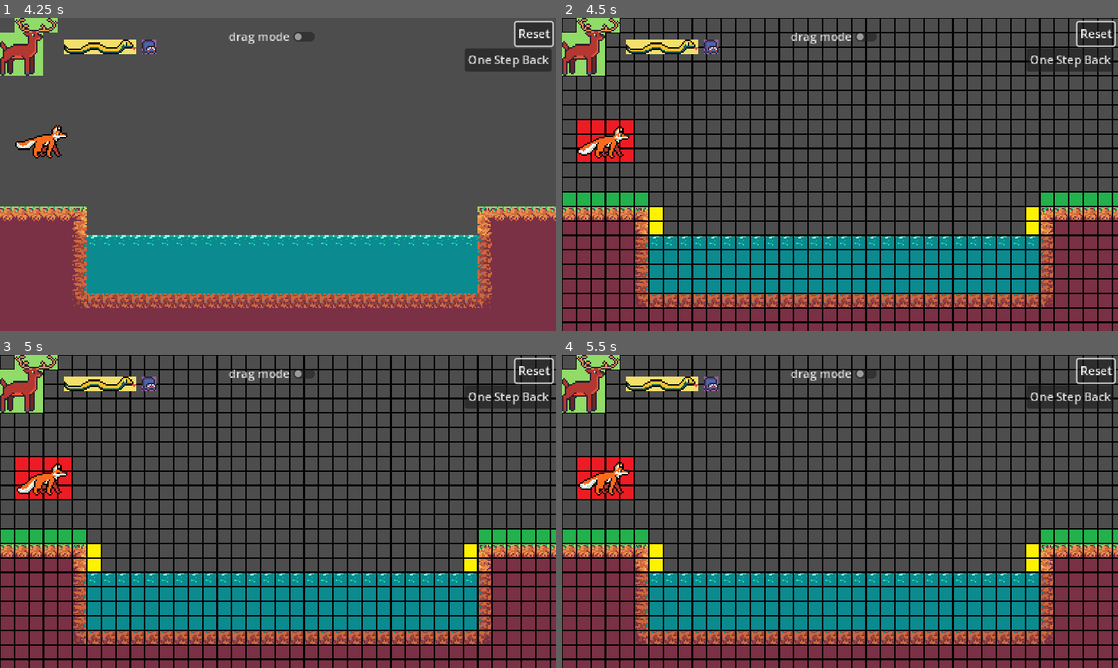
Above: before the commit, frames 1-4 (two rows, left to right).
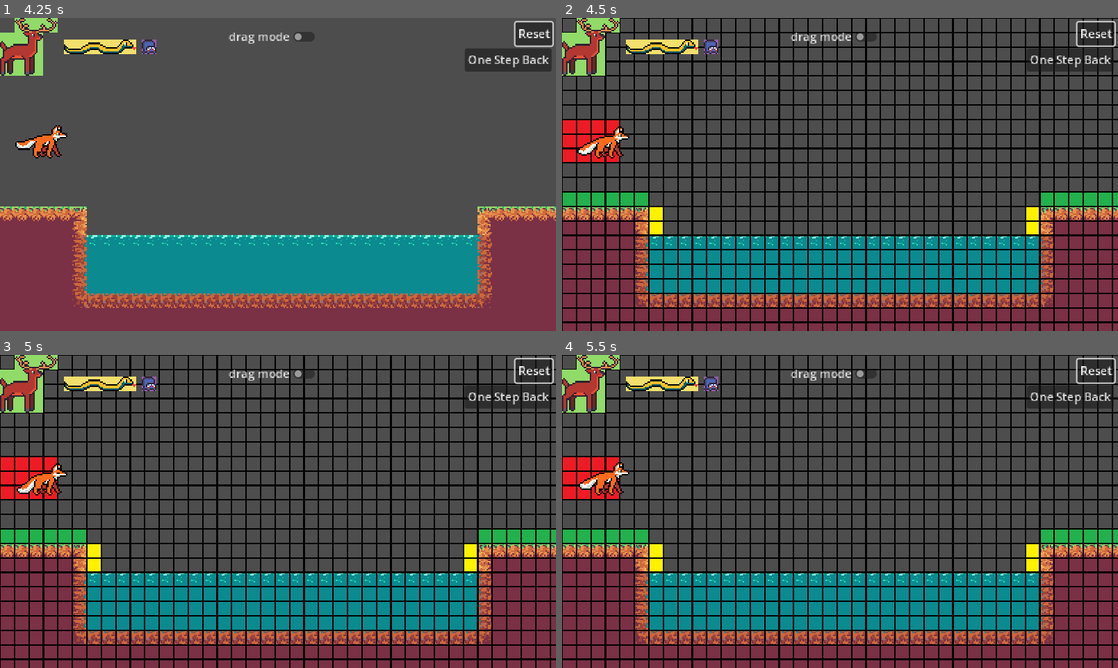
Above: after the commit, the same moments.

Repository: mango-gremlin/arch-enemies
Game: Godot game, scene res://bridges/scenes/Grid.tscn
The game is run twice, just before and just after one commit, with the same random seed, the same clock (stepped at 60 frames per second) and the same inputs. This scene is started directly instead of the project's main scene.
Inputs (mouse positions are in pixels of both pictures, inside the frame that each line leads up to):
- Up to frame 1 (4.25 s): click "drag mode" at 0.5 s; click "fox mode" at 1.25 s; click "One Step Back" at 2 s; click "Reset" at 2.75 s; move the mouse to (400, 158) at 3.52 s; press the mouse at (400, 158) at 3.53 s; hold D (move_right) from 3.53 s (still down); tap W (move_up) at 3.77 s
- Up to frame 2 (4.5 s): keep holding D (move_right); move the mouse to (728, 190) at 4.27 s; release the mouse at (728, 190) at 4.28 s; tap E (interact_overworld) at 4.35 s
- Up to frame 3 (5 s): keep holding D (move_right); tap W (move_up) at 4.52 s
- Up to frame 4 (5.5 s): move the mouse to (895, 442) at 5.02 s; release D (move_right) at 5.03 s; hold A (left) from 5.03 s (still down); tap Q (use_item) at 5.1 s

Frame 1 is identical in both runs. In frame 2, 0.5% of the frame differs, in the area x 0-13%, y 32-46%; in frame 3, 0.5%; in frame 4, 0.5%.

Commit message:
auto assign fox forbidden zones
due to global_position -> grid position conversion, is sometimes a bit wrong

Diff:
--- a/Arch-enemies/bridges/script/grid.gd
+++ b/Arch-enemies/bridges/script/grid.gd
@@ -1,6 +1,6 @@
 extends TileMap
 
-#We define the basical variables here
+#We define the basic variables here
 
 #Like the Tile Size
 var tile_size = tile_set.tile_size
@@ -31,11 +31,6 @@
 Vector2i(3, 6), Vector2i(1, 7), Vector2i(2, 7), Vector2i(3, 7), Vector2i(0, 8), Vector2i(0, 9),
 Vector2i(1, 9), Vector2i(2, 9), Vector2i(3, 9), Vector2i(4, 9), Vector2i(7, 7), Vector2i(8, 7),
 Vector2i(7, 8), Vector2i(8, 8), Vector2i(7, 9), Vector2i(8, 9), Vector2i(5, 8), Vector2i(5, 9)]
-
-#And the start zone for the Fox
-var fox_start = [Vector2i(1,9), Vector2i(2,9), Vector2i(3,9), Vector2i(4,9),
-Vector2i(1,8), Vector2i(2,8), Vector2i(3,8), Vector2i(4,8),
-Vector2i(1,7), Vector2i(2,7), Vector2i(3,7), Vector2i(4,7)]
 
 var shore_top = []
 var shore_side = []
@@ -88,8 +83,6 @@
 
 				elif(atlas_field in water):
 					grid[x].append(ENTITY_TYPES.WATER)
-			elif(square in fox_start):
-				grid[x].append(ENTITY_TYPES.FORBIDDEN)
 			else:
 				#Currently every other tile becomes AIR
 				#This is subject to change
@@ -101,6 +94,20 @@
 	grid = assign_shore_dropzones(grid, shore_side, ENTITY_TYPES.CONDITIONAL)
 	# assign to BOTTOM in #99
 	grid = assign_shore_dropzones(grid, shore_bottom, ENTITY_TYPES.CONDITIONAL)
+
+	# get position of fox
+	var fox_global_position = $Player.global_position
+	print(fox_global_position)
+	# round to nearest square. may improve this later with round_to_nearest
+	var fox_grid_position = Vector2i(int(fox_global_position.x/10), int(fox_global_position.y/10))
+	print(fox_grid_position)
+	# iterate over 4x3 squares with (1,2) being fox centre
+	for x_offset in range(-2,2):
+		print("\nx_offset: ", x_offset)
+		for y_offset in range(-1,2):
+			print("y_offset: ", y_offset)
+			var crt_square = Vector2i(fox_grid_position.x + x_offset, fox_grid_position.y + y_offset)
+			grid[crt_square.x][crt_square.y] = ENTITY_TYPES.FORBIDDEN
 
 	color_grid()
 	#Now we save the inital state of the grid for reset and previous state
